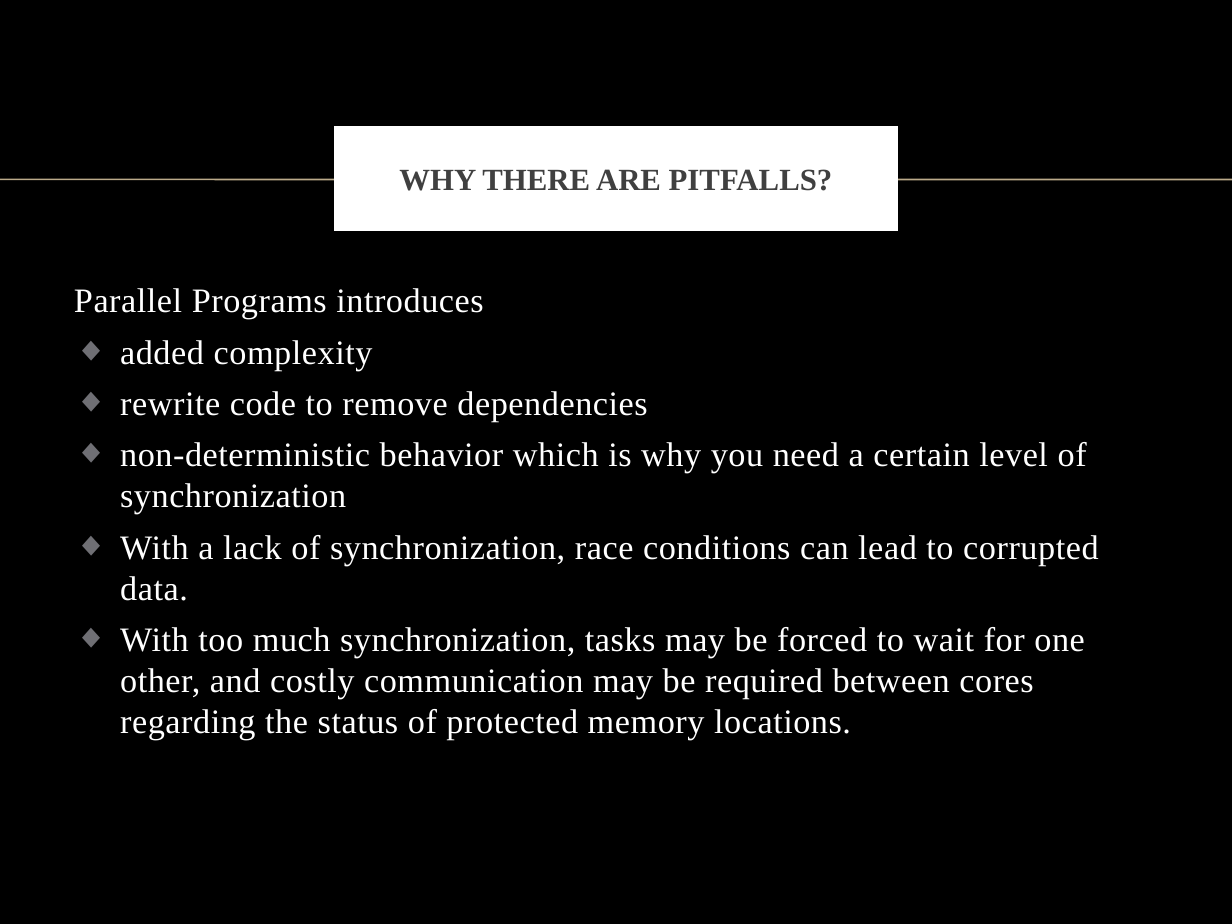
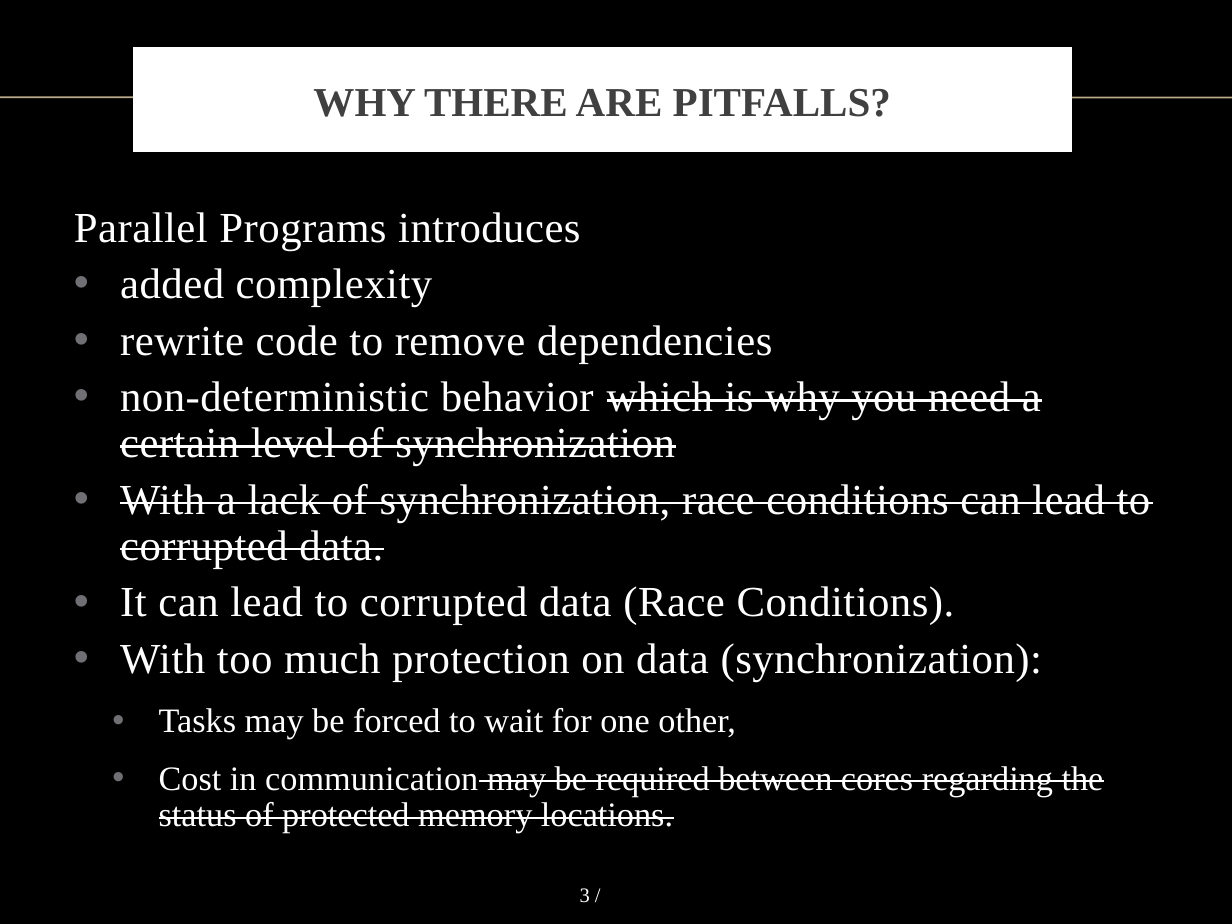
Before and after one commit to vong-srey/Paravantage, a slide deck: slide 3 of Presentation.pptx. Drawn at 1232x924 pixels with LibreOffice and Linux fonts; fonts in the diff are those of the drawing; background and template pictures are left out. Boxes give left, top, right and bottom in pixels: in the first picture for what was removed or moved away, otherwise in the second. Text is boxed around its words. In the diff, an @@ line names an element or a change of style, - is before the commit and + after.

```diff
--- a/Presentation.pptx
+++ b/Presentation.pptx
@@ title "WHY THERE ARE PITFALLS?" resized from (x1=339, y1=132, x2=893, y2=227) to (x1=138, y1=53, x2=1067, y2=148) @@
@@ title "WHY THERE ARE PITFALLS?" at (x1=138, y1=53, x2=1067, y2=148): size 18 to 24 pt @@
@@ line moved from (0, 180) - (1232, 180) to (0, 97) - (1232, 97) @@
@@ text "Parallel Programs introduces" moved from (x1=74, y1=288, x2=1098, y2=740) to (x1=74, y1=212, x2=1151, y2=833) @@
@@ text at (x1=74, y1=212, x2=1151, y2=568): size 20 to 25 pt in "Parallel Programs introduces", "added complexity", "rewrite code to remove dependencies", "non-deterministic behavior which is why you need ..." and 1 more places; strikethrough on in "which is why you need a certain ...", "With a lack of synchronization, race conditions ..."; line spacing 1 to 0.9; bullet ◆ to • @@
@@ text at (x1=120, y1=586, x2=1104, y2=833): text changed @@
-◆ With too much synchronization, tasks may be forced to wait for one other, and costly communication may be required between cores regarding the status of protected memory locations.
+• It can lead to corrupted data (Race Conditions).
+• With too much protection on data (synchronization):
+  • Tasks may be forced to wait for one other,
+  • Cost in communication may be required between cores regarding the status of protected memory locations.
@@ page number added at (x1=580, y1=888, x2=590, y2=903), 12 pt, text #FFFFFF @@
+3 /
```
Also in this commit, not shown: 14 other slides changed, 5 slides added, 4 slides removed.
